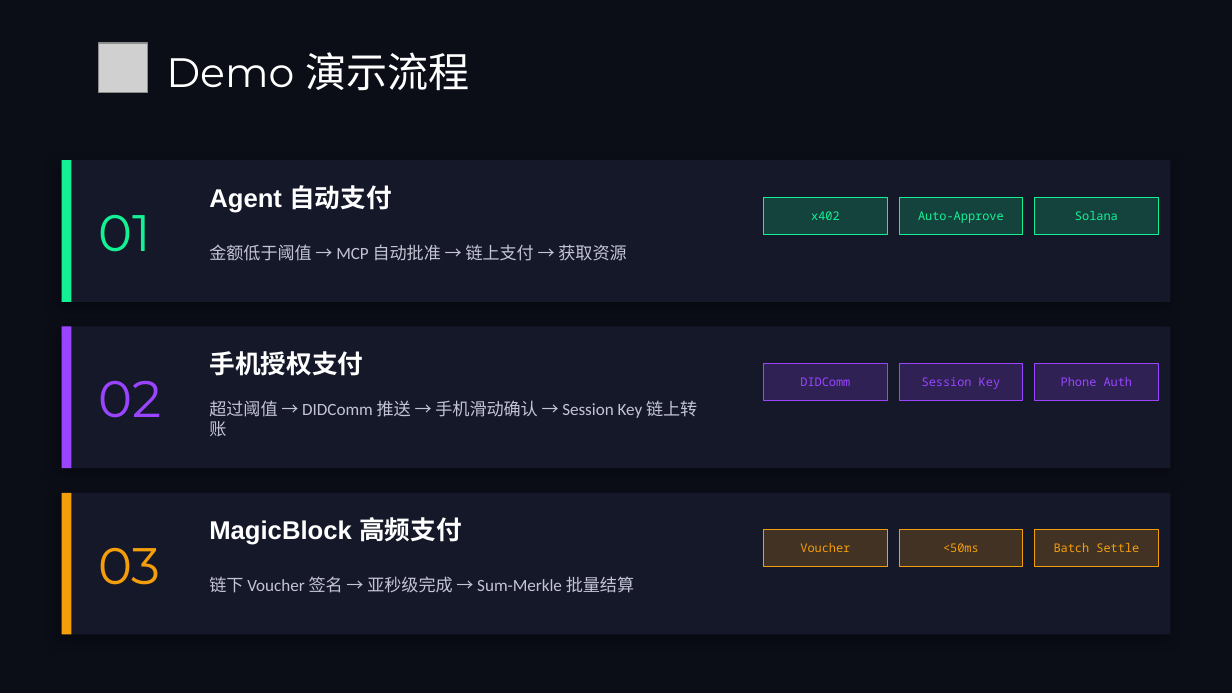
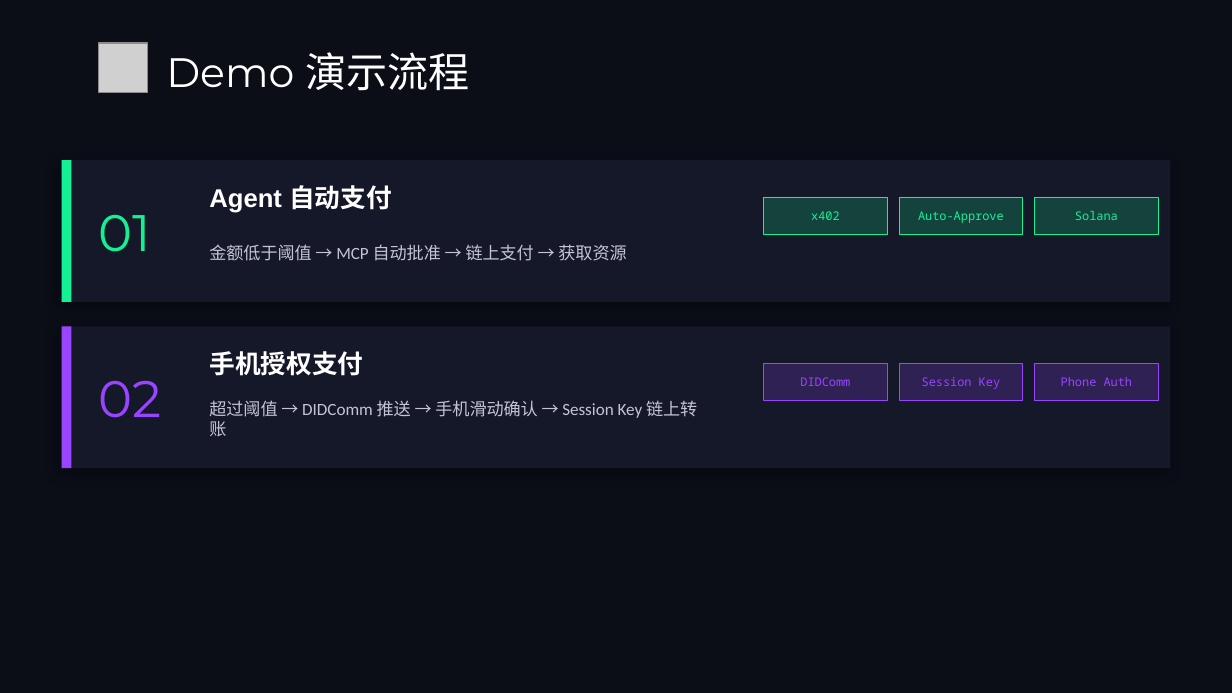
Before and after one commit to bamaao/ignite-pay, a slide deck: slide 12 of IgnitePay-Demo.pptx. Drawn at 1232x693 pixels with LibreOffice and Linux fonts; fonts in the diff are those of the drawing; grey boxes stand for pictures. Boxes give left, top, right and bottom in pixels: in the first picture for what was removed or moved away, otherwise in the second. Text is boxed around its words. In the diff, an @@ line names an element or a change of style, - is before the commit and + after.

```diff
--- a/IgnitePay-Demo.pptx
+++ b/IgnitePay-Demo.pptx
@@ rectangle removed at (62, 493, 1170, 634) @@
@@ rectangle removed at (62, 493, 71, 634) @@
@@ text removed at (209, 517, 462, 545) @@
-MagicBlock 高频支付
@@ rectangle removed at (764, 530, 887, 567) @@
@@ rectangle removed at (899, 530, 1023, 567) @@
@@ rectangle removed at (1035, 530, 1158, 567) @@
@@ text removed at (99, 547, 161, 585) @@
-03
@@ text removed at (800, 543, 850, 552) @@
-Voucher
@@ text removed at (943, 543, 979, 552) @@
-<50ms
@@ text removed at (1054, 543, 1139, 552) @@
-Batch Settle
@@ text removed at (209, 576, 634, 593) @@
-链下 Voucher 签名 → 亚秒级完成 → Sum-Merkle 批量结算
```
Also in this commit, not shown: 6 other slides changed, 1 slide added, 1 slide removed, 3 other files.
